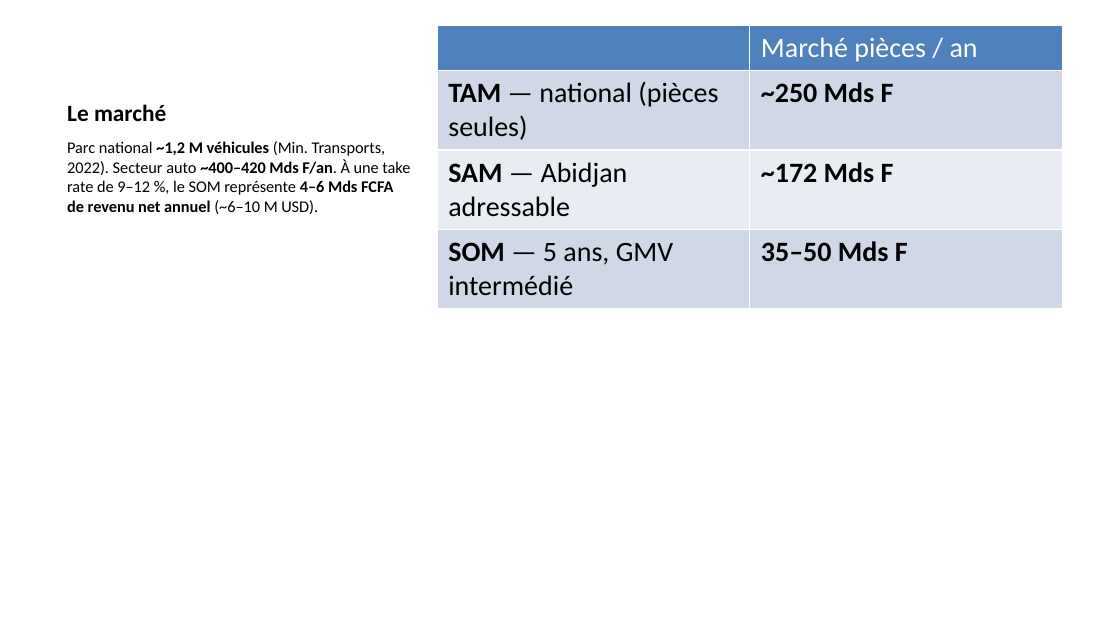
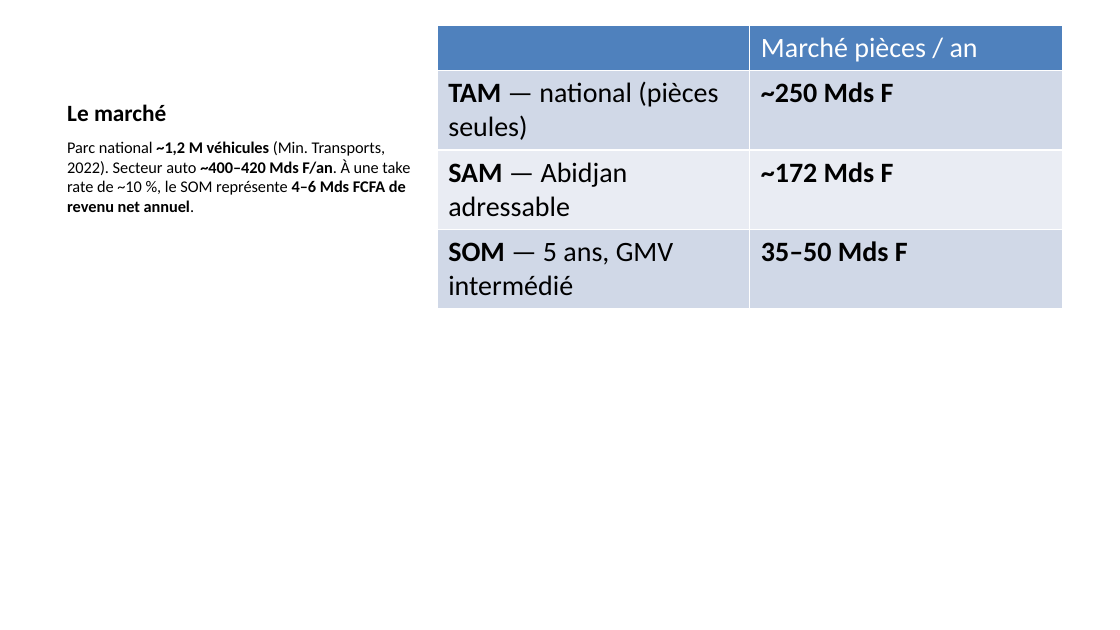
Before and after one commit to Fefer79/pieces, a slide deck: slide 6 of docs/pitch-deck-pieces-2026-06.pptx. Drawn at 1120x630 pixels with LibreOffice and Linux fonts; fonts in the diff are those of the drawing. Boxes give left, top, right and bottom in pixels: in the first picture for what was removed or moved away, otherwise in the second. Text is boxed around its words. In the diff, an @@ line names an element or a change of style, - is before the commit and + after.

```diff
--- a/docs/pitch-deck-pieces-2026-06.pptx
+++ b/docs/pitch-deck-pieces-2026-06.pptx
@@ text at (67, 141, 410, 212): text changed @@
-Parc national ~1,2 M véhicules (Min. Transports, 2022). Secteur auto ~400–420 Mds F/an. À une take rate de 9–12 %, le SOM représente 4–6 Mds FCFA de revenu net annuel (~6–10 M USD).
+Parc national ~1,2 M véhicules (Min. Transports, 2022). Secteur auto ~400–420 Mds F/an. À une take rate de ~10 %, le SOM représente 4–6 Mds FCFA de revenu net annuel.
```
Also in this commit, not shown: 8 other slides changed, 3 other files.
